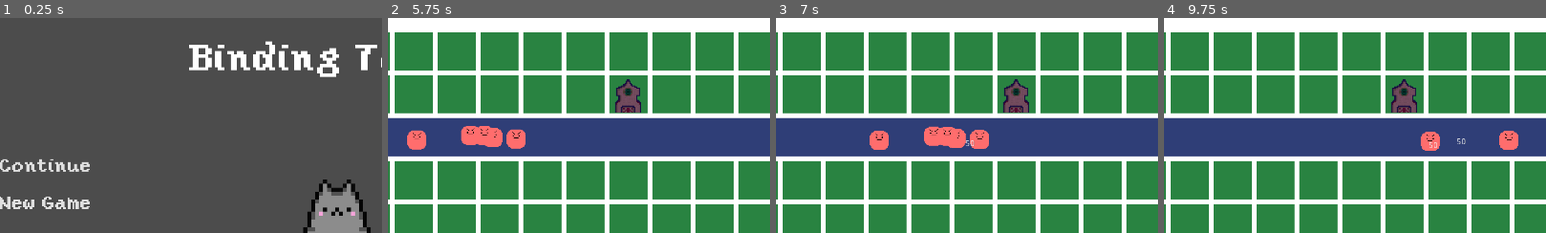
Above: before the commit, frames 1-4 (left to right).
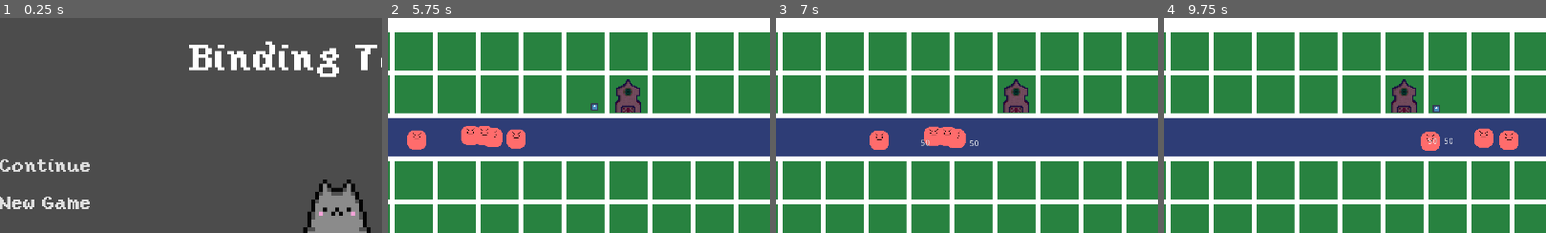
Above: after the commit, the same moments.

Repository: Pandem-Games/BindingTower
Game: Godot game, scene res://Nodes/Scenes/Menu/TitleScreen.tscn
The game is run twice, just before and just after one commit, with the same random seed, the same clock (stepped at 60 frames per second) and the same inputs. The engine's default icon, where the game draws it, is replaced by a stand-in: a white triangle on a blue panel in a dark square. Sound files missing from this copy of the repository are replaced by a short silence.
Inputs (mouse positions are % of the whole screen's width and height, from its top left):
- Up to frame 1 (0.25 s): no input
- Up to frame 2 (5.75 s): click "New Game" at 0.5 s; tap Enter at 1.25, 2.75 s; move the mouse to (72, 45) at 1.27 s; tap Space at 2 s; move the mouse to (30, 55) at 2.02 s; move the mouse to (60, 28) at 2.77 s; move the mouse to (45, 70) at 3.52 s; move the mouse to (80, 65) at 4.27 s; move the mouse to (20, 35) at 5.02 s
- Up to frame 3 (7 s): move the mouse to (55, 50) at 5.77 s; move the mouse to (35, 25) at 6.52 s
- Up to frame 4 (9.75 s): move the mouse to (34, 32) at 7.27 s; move the mouse to (38, 32) at 8.02 s; move the mouse to (43, 32) at 8.77 s; move the mouse to (45, 70) at 9.52 s
The pictures show only the part of the screen within x 7-57%, y 3-53%; the shares and areas given below are measured in that part.

The runs differ from the first frame. In frame 2, less than 0.1% of the frame differs, in the area x 53-55%, y 39-44%; in frame 3, 0.5%; in frame 4, 0.6%, in the area x 69-87%, y 40-61%.

Commit message:
Changed enemy targeting and firing.

Diff:
--- a/Scripts/Constants.gd
+++ b/Globals/Constants.gd
@@ -9,3 +9,10 @@
 
 # Groups
 const ENEMIES = "enemies"
+
+# Layers
+enum CollisionLayers {
+	MISC,
+	TOWERS,
+	ENEMIES
+}
--- /dev/null
+++ b/Globals/Helpers.gd
@@ -0,0 +1,5 @@
+extends Node
+
+# Get's the main node for the game
+func get_main_node():
+	return get_tree().get_root().get_node("Main")
--- a/Nodes/EnemyPath.tscn
+++ b/Nodes/EnemyPath.tscn
@@ -4,7 +4,6 @@
 [ext_resource path="res://Scripts/Enemy.gd" type="Script" id=2]
 [ext_resource path="res://Nodes/DamageNumber.tscn" type="PackedScene" id=3]
 [ext_resource path="res://Assests/Images/Enemy.png" type="Texture" id=4]
-
 
 [sub_resource type="Curve2D" id=1]
 _data = {
@@ -20,7 +19,7 @@
 [node name="Path" type="Path2D" parent="."]
 curve = SubResource( 1 )
 
-[node name="Follow" type="PathFollow2D" parent="Path"]
+[node name="Enemy" type="PathFollow2D" parent="Path"]
 rotate = false
 script = ExtResource( 2 )
 __meta__ = {
@@ -29,11 +28,12 @@
 max_health = 100
 damage_number_resource = ExtResource( 3 )
 
-[node name="Area" type="Area2D" parent="Path/Follow"]
+[node name="Area" type="Area2D" parent="Path/Enemy"]
+collision_layer = 4
 
-[node name="Collision" type="CollisionShape2D" parent="Path/Follow/Area"]
+[node name="Collision" type="CollisionShape2D" parent="Path/Enemy/Area"]
 shape = SubResource( 2 )
 
-[node name="Sprite" type="Sprite" parent="Path/Follow/Area/Collision"]
+[node name="Sprite" type="Sprite" parent="Path/Enemy/Area/Collision"]
 texture = ExtResource( 4 )
-[connection signal="enemy_killed" from="Path/Follow" to="." method="_on_Follow_enemy_killed"]
+[connection signal="enemy_killed" from="Path/Enemy" to="." method="_on_Follow_enemy_killed"]
--- a/Nodes/Scenes/Test.tscn
+++ b/Nodes/Scenes/Test.tscn
@@ -1,7 +1,7 @@
 [gd_scene load_steps=6 format=2]
 
 [ext_resource path="res://Scripts/Map.gd" type="Script" id=1]
-[ext_resource path="res://Nodes/Tower.tscn" type="PackedScene" id=2]
+[ext_resource path="res://Nodes/Towers/WeakTower.tscn" type="PackedScene" id=2]
 [ext_resource path="res://Nodes/Spawner.tscn" type="PackedScene" id=3]
 [ext_resource path="res://Assests/Images/Background.png" type="Texture" id=4]
 
@@ -27,3 +27,9 @@
 
 [node name="Path" type="Path2D" parent="Background"]
 curve = SubResource( 1 )
+
+[node name="Area2D" type="Area2D" parent="Background/Path"]
+
+[node name="CollisionPolygon2D" type="CollisionPolygon2D" parent="Background/Path/Area2D"]
+position = Vector2( 130.97, 449.303 )
+scale = Vector2( 1.50185, 0.691505 )
--- a/Nodes/Scenes/TestPath.tscn
+++ /dev/null
@@ -1,39 +0,0 @@
-[gd_scene load_steps=4 format=2]
-
-[ext_resource path="res://Scripts/TestPathFollow2D.gd" type="Script" id=1]
-[ext_resource path="res://Assests/Images/Enemy.png" type="Texture" id=2]
-
-
-[sub_resource type="Curve2D" id=1]
-_data = {
-"points": PoolVector2Array( 0, 0, 0, 0, 91.991, 231.444, -26.9735, -14.2801, 26.9735, 14.2801, 323.616, 234.042, -52.3602, 38.0802, 52.3602, -38.0802, 629.844, 126.148, 0, 0, 0, 0, 683.791, 373.669, 0, 0, 0, 0, 395.016, 495.843, 0, 0, 0, 0, 106.242, 446.656 )
-}
-
-[node name="Main" type="Node2D"]
-__meta__ = {
-"_edit_group_": true
-}
-
-[node name="Path2D" type="Path2D" parent="."]
-curve = SubResource( 1 )
-
-[node name="PathFollow2D" type="PathFollow2D" parent="Path2D"]
-position = Vector2( 680.83, 290.236 )
-offset = 749.26
-rotate = false
-script = ExtResource( 1 )
-
-[node name="Sprite" type="Sprite" parent="Path2D/PathFollow2D"]
-texture = ExtResource( 2 )
-
-[node name="Path2D2" type="Path2D" parent="Path2D"]
-curve = SubResource( 1 )
-
-[node name="PathFollow2D" type="PathFollow2D" parent="Path2D/Path2D2"]
-position = Vector2( 415.046, 217.32 )
-offset = 326.29
-rotate = false
-script = ExtResource( 1 )
-
-[node name="Sprite" type="Sprite" parent="Path2D/Path2D2/PathFollow2D"]
-texture = ExtResource( 2 )
--- a/Nodes/Tower.tscn
+++ /dev/null
@@ -1,15 +0,0 @@
-[gd_scene load_steps=4 format=2]
-
-[ext_resource path="res://Assests/Images/BasicTower.png" type="Texture" id=1]
-[ext_resource path="res://Scripts/Tower.gd" type="Script" id=2]
-[ext_resource path="res://Nodes/Bullet.tscn" type="PackedScene" id=3]
-
-
-[node name="Tower" type="Sprite"]
-position = Vector2( -0.117987, 0.117987 )
-scale = Vector2( 2, 2 )
-texture = ExtResource( 1 )
-script = ExtResource( 2 )
-distance = 200.0
-cooldown = 0.5
-bullet_resource = ExtResource( 3 )
--- /dev/null
+++ b/Nodes/Towers/WeakTower.tscn
@@ -0,0 +1,26 @@
+[gd_scene load_steps=5 format=2]
+
+[ext_resource path="res://Scripts/Tower.gd" type="Script" id=1]
+[ext_resource path="res://Nodes/Bullet.tscn" type="PackedScene" id=2]
+[ext_resource path="res://Assests/Images/BasicTower.png" type="Texture" id=3]
+
+[sub_resource type="CircleShape2D" id=1]
+radius = 32.9664
+
+[node name="Tower" type="Sprite"]
+position = Vector2( -0.117987, -8.88201 )
+scale = Vector2( 2, 2 )
+texture = ExtResource( 3 )
+script = ExtResource( 1 )
+distance = 100.0
+cooldown_time = 1.0
+bullet_resource = ExtResource( 2 )
+
+[node name="Area" type="Area2D" parent="."]
+collision_layer = 2
+collision_mask = 4
+
+[node name="Shape" type="CollisionShape2D" parent="Area"]
+shape = SubResource( 1 )
+[connection signal="area_entered" from="Area" to="." method="_on_Area_area_entered"]
+[connection signal="area_exited" from="Area" to="." method="_on_Area_area_exited"]
--- a/Scripts/Bullet.gd
+++ b/Scripts/Bullet.gd
@@ -16,19 +16,25 @@
 export(int) var damage
 
 # Functions
+
+# Moves the bullet towards the target
 func move(delta):
+	# Tries to get target location and move towards it
 	if target.get_ref():
 		var direction = global_position.direction_to(target.get_ref().global_position)
 		translate(direction * speed * delta)
 	else:
 		queue_free()
 
+# Called when the bullet is finished
 func finish():
 	$Area/Sprite.visible = false
 	state = eBullet.FINISH
+	queue_free()
 
-func init(target):
-	self.target = target
+# Initializer for the class
+func init(t):
+	self.target = t
 	state = eBullet.MOVE
 
 # Called every frame. 'delta' is the elapsed time since the previous frame.
@@ -37,6 +43,8 @@
 		eBullet.MOVE:
 			move(delta)
 
+# Signal called when the bullet enters an enemy
+# TODO: replace with collision and signal to enemy
 func _on_Bullet_area_entered(area):
 	if area.get_parent() is Enemy:
 		area.get_parent().call_deferred("hit", self)
--- a/Scripts/Enemy.gd
+++ b/Scripts/Enemy.gd
@@ -17,34 +17,45 @@
 export(int) var max_health
 export(PackedScene) var damage_number_resource
 var health
+onready var sprite = $Area/Collision/Sprite
 
 # Functions
 func move(delta):
+	sprite.visible = true
 	offset += speed * delta
 	if unit_offset >= 1.0:
 		finish()
 
+# Calculates a hit from a bullet
 func hit(bullet):
+	# Subtracting health from bullet
 	health -= bullet.damage
 	bullet.queue_free()
+
+	# Spawning damage number
 	var damage_number = damage_number_resource.instance()
 	damage_number.init(bullet.damage, self.position)
-	get_tree().get_root().get_node("Main").add_child(damage_number)
+	Helpers.get_main_node().add_child(damage_number)
+
+	# Calculating death
 	if health <= 0:
 		dead()
 
+# Called when enemy is killed
 func dead():
-	$Area/Collision/Sprite.visible = false
+	sprite.visible = false
 	emit_signal(Constants.ENEMY_KILLED)
 	state = eEnemy.FINISH
 
+# Called when the scene is finished
 func finish():
-	$Area/Collision/Sprite.visible = false
+	sprite.visible = false
 	emit_signal(Constants.ENEMY_FINISHED)
 	state = eEnemy.FINISH
 
 # Called when the node enters the scene tree for the first time.
 func _ready():
+	sprite.visible = false
 	health = max_health
 	add_to_group(Constants.ENEMIES)
 	state = eEnemy.MOVE
--- a/Scripts/Spawner.gd
+++ b/Scripts/Spawner.gd
@@ -22,27 +22,32 @@
 # Functions
 func _ready():
 	$MainPath.curve = curve
-	for i in range(NUM_ENEMIES):
-		var curve = $MainPath.curve.duplicate()
+	for _i in range(NUM_ENEMIES):
+		# Duplicate curve so that the curve can be given to each enemy
+		var curve_dup = $MainPath.curve.duplicate()
 
-		for j in curve.get_point_count():
-			var p = curve.get_point_position(j)
+		# Loop through each point and randomize it's position slightly
+		for j in curve_dup.get_point_count():
+			var p = curve_dup.get_point_position(j)
 			var x = p.x + RN.G.randf_range(-POINT_VARIATION, POINT_VARIATION)
 			var y = p.y + RN.G.randf_range(-POINT_VARIATION, POINT_VARIATION)
 			var position = Vector2(x, y)
-			curve.set_point_position(j, position)
+			curve_dup.set_point_position(j, position)
 
+		# Create the enemy
 		var e = enemy_resource.instance()
-		e.init(curve)
+		e.init(curve_dup)
 		enemies.append(e)
-		var enemy = e.get_node("Path/Follow")
-		enemy.connect(Constants.ENEMY_FINISHED, self, "_on_Enemy_finished")
+		var enemy = e.get_node("Path/Enemy")
+		# TODO: Send this in as a parameter to enemies...
 		delays.append((RN.G.randf() * MAX_DELAY) as float)
 
 	elapsedTime = 0.0
 	state = eSpawner.SPAWN
 
+# Spawns enemies who's timers have elapsed
 func spawn(delta):
+	# Increment the timer and if the delay time has been reached then spawn the enemy
 	elapsedTime += delta
 	for i in range(delays.size()):
 		if (delays[i] as float) != -1.0 && elapsedTime >= (delays[i] as float):
@@ -59,10 +64,11 @@
 func finish():
 	pass
 
+# Initializes the class
 func init(c):
 	self.curve = c
 
-# Called every frame. 'delta' is the elapsed time since the previous frame.
+# Called every frame. 'delta' is the elapsed time since the previous frame
 func _process(delta):
 	match state:
 		eSpawner.SPAWN:
@@ -70,5 +76,6 @@
 		eSpawner.WAIT:
 			wait()
 
+# Signal function ran when an enemy reaches the end of the path
 func _on_Enemy_finished():
 	print("Enemy finished path")
--- a/Scripts/Tower.gd
+++ b/Scripts/Tower.gd
@@ -12,36 +12,42 @@
 
 # Variables
 export(float) var distance
-export(float) var cooldown
-var elapsedTime = 0.0
+export(float) var cooldown_time
+var elapsed_time = 0.0
 export(PackedScene) var bullet_resource
+onready var area = $Area
+onready var area_shape = $Area/Shape
 
 # Functions
+
+# Fires a bullet at the given enemy
 func fire_at(enemy):
+	# Adding the bullet to the scene
 	var bullet = bullet_resource.instance()
 	bullet.init(enemy)
 	add_child(bullet)
-	elapsedTime = 0.0
+
+	# Resetting the cooldown timer
+	elapsed_time = 0.0
 	state = eTower.COOLDOWN
 
 
+# Waits for an enemy to get in range to fire at
 func wait():
-	removed_enemies = []
+	for enemy in enemies:
+		# Firing at enemy if they exist
+		if enemy.get_ref():
+			fire_at(enemy)
+			break
+		# If they don't exist then they need to be removed
+		else:
+			enemies.remove(enemies.find(enemy))
 
-	for enemy in enemies:
-		if !enemy.get_ref():
-			removed_enemies.append(enemy)
-		else:
-			if global_position.distance_to(enemy.get_ref().global_position) <= distance:
-				fire_at(enemy)
-				break
-
-	for enemy in removed_enemies:
-		enemies.remove(enemies.find(enemy))
-
+# Calculates the cooldown for firing a bullet
 func cooldown(delta):
-	elapsedTime += delta
-	if elapsedTime >= cooldown:
+	# Incrementing the cooldown timer and changing state if timer finishes
+	elapsed_time += delta
+	if elapsed_time >= cooldown_time:
 		state = eTower.WAIT
 		wait()
 
@@ -50,6 +56,8 @@
 
 # Called when the node enters the scene tree for the first time.
 func _ready():
+	# Changing the firing radius
+	area_shape.get_shape().radius = distance
 	state = eTower.WAIT
 
 # Called every frame. 'delta' is the elapsed time since the previous frame.
@@ -60,5 +68,17 @@
 		eTower.COOLDOWN:
 			cooldown(delta)
 
-func _on_Enemy_spawned(enemy):
-	enemies.append(weakref(enemy))
+# Signal function called when an enemy body enters the towers area
+func _on_Area_area_entered(area):
+	# Appending a weak reference to the enemy so that if it gets killed and
+	# removed from the scene, accessing the reference won't crash godot
+	enemies.append(weakref(area.get_parent()))
+
+# Signal function called when an enemy body leaves the towers area
+func _on_Area_area_exited(area):
+	for i in range(0, enemies.size()):
+		# Removing the enemy reference when it exits the towers range
+		var enemy = enemies[i].get_ref()
+		if enemy == area.get_parent():
+			enemies.remove(i)
+			break
--- a/project.godot
+++ b/project.godot
@@ -32,9 +32,10 @@
 
 [autoload]
 
-Constants="*res://Scripts/Constants.gd"
-RN="*res://Scripts/RNG.gd"
-Options="*res://Globals/Options.tscn"
+Constants="*res://Globals/Constants.gd"
+RN="*res://Globals/RNG.gd"
+Helpers="*res://Globals/Helpers.gd"
+Options="res://Globals/Options.tscn"
 
 [display]
 
@@ -45,5 +46,4 @@
 
 [rendering]
 
-quality/driver/driver_name="GLES2"
 environment/default_environment="res://default_env.tres"
Renamed: Scripts/RNG.gd -> Globals/RNG.gd
